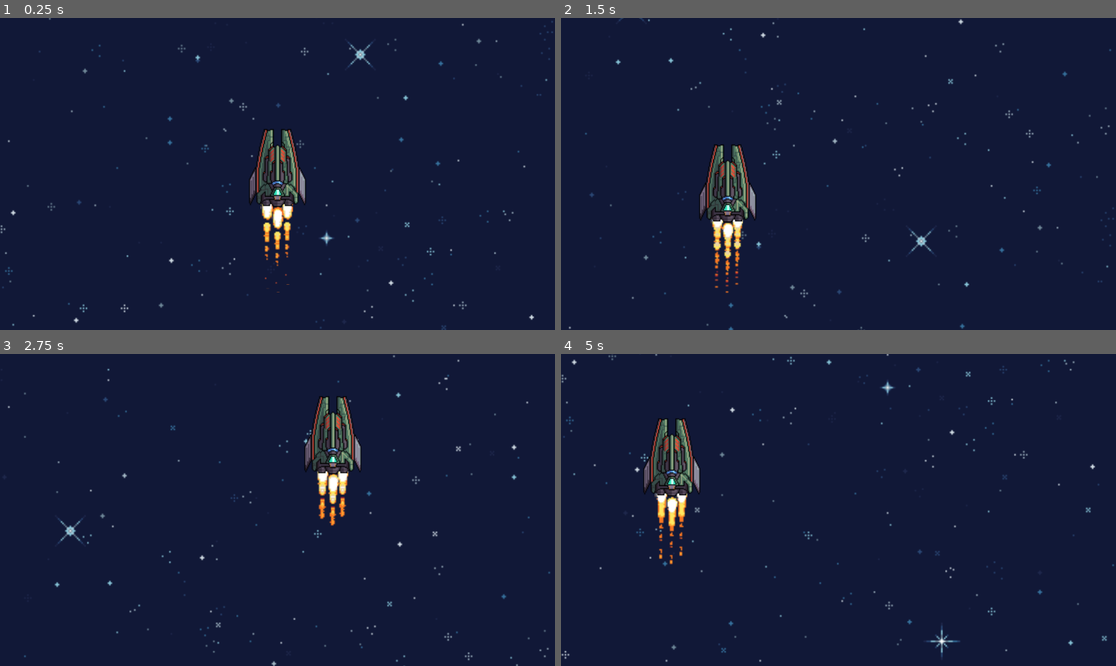
Above: before the commit, frames 1-4 (two rows, left to right).
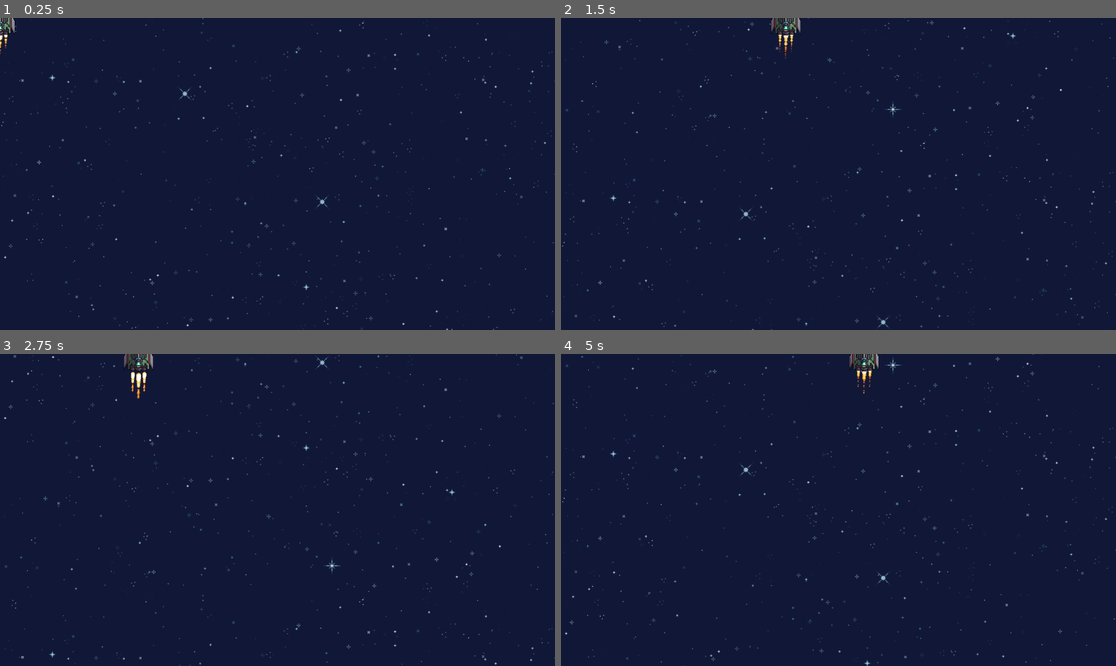
Above: after the commit, the same moments.

Repository: quangPyssu/ChieckenGD
Game: Godot game, scene res://game.tscn
The game is run twice, just before and just after one commit, with the same random seed, the same clock (stepped at 60 frames per second) and the same inputs.
Inputs (mouse positions are in pixels of both pictures, inside the frame that each line leads up to):
- Up to frame 1 (0.25 s): no input
- Up to frame 2 (1.5 s): tap Enter (ui_accept) at 0.5, 0.77, 1.07 s; move the mouse to (960, 158) at 0.52 s; press the mouse at (960, 158) at 0.53 s; hold Right (ui_right) from 0.53 s (still down); right-click (960, 158) at 0.8 s; move the mouse to (727, 189) at 1.27 s; release the mouse at (727, 189) at 1.28 s; right-click (727, 189) at 1.35 s
- Up to frame 3 (2.75 s): tap Enter (ui_accept) at 1.52, 1.82 s; tap Shift (FastMove, bound only after the commit) at 1.55 s; move the mouse to (333, 441) at 2.02 s; release Right (ui_right) at 2.03 s; hold Left (ui_left) from 2.03 s (still down); hold Shift (FastMove, bound only after the commit) from 2.03 s (still down); tap Ctrl (SlowMove, bound only after the commit) at 2.3 s
- Up to frame 4 (5 s): move the mouse to (810, 572) at 2.77 s; release Left (ui_left) at 2.78 s; release Shift (FastMove, bound only after the commit) at 2.78 s; hold Right (ui_right) 2.78-4.28 s; tap Ctrl (SlowMove, bound only after the commit) at 2.85 s; tap Enter (ui_accept) at 3.02, 3.05, 3.32, 3.6, 3.77, 4.07, 4.52, 4.82 s; move the mouse to (1005, 556) at 3.52 s; press the mouse at (1005, 556) at 3.53 s; move the mouse to (672, 463) at 4.27 s; release the mouse at (672, 463) at 4.28 s; hold Left (ui_left) from 4.28 s (still down); click (672, 463) at 4.35 s; right-click (672, 463) at 4.55 s

The runs differ from the first frame. In frame 1, 3.8% of the frame differs, in the area x 0-100%, y 0-100%; in frame 2, 3.9%; in frame 3, 3.9%; in frame 4, 4.0%.

Commit message:
Entity base

Diff:
--- a/Source/Entity.gd
+++ b/Source/Entity.gd
@@ -1,13 +1,31 @@
-extends StaticBody2D
+extends CharacterBody2D
+class_name entity
 
+@export var HP:int = 100
+@export var timerStart:float = 0
+@export var timerEnd:float = 0
 
-# Called when the node enters the scene tree for the first time.
+var direction: Vector2 = Vector2(0, 0)
+var speed: float = 0
+@export var inClampedScreen: bool = true
+
 func _ready():
 	for AnimationPiece in %AnimationCenter.get_children():
-		if AnimationPiece.has_method("play"):
-			AnimationPiece.play("Default")
+			animation_cascade(AnimationPiece)
+	print("entity ready")
 
+func _physics_process(_delta):
+	move_and_slide()
+	if inClampedScreen: #clamp in the screen
+		position.x = clamp(position.x, 0, get_viewport().size.x)
+		position.y = clamp(position.y, 0, get_viewport().size.y)
 
-# Called every frame. 'delta' is the elapsed time since the previous frame.
-func _process(delta):
+func _process(_delta):
 	pass
+
+func animation_cascade(AnimationPiece: Node):
+	if AnimationPiece.has_method("play"):
+		AnimationPiece.play("default")
+	else:
+		for AnimationPiecePiece in AnimationPiece.get_children():
+			animation_cascade(AnimationPiecePiece)
--- a/Source/Player.gd
+++ b/Source/Player.gd
@@ -1,35 +1,77 @@
-extends CharacterBody2D
+extends entity
 
+const BaseSpeed: float = 30000.0
+const SlowPercentage: float = 0.5
+const FastPercentage: float = 1.5
 
-const SPEED = 300.0
-const JUMP_VELOCITY = -400.0
+var AttackLoaded: bool = true
+var SpecialLoaded: bool = false
 
-# Get the gravity from the project settings to be synced with RigidBody nodes.
-var gravity = ProjectSettings.get_setting("physics/2d/default_gravity")
+var WeaponType:int = 0
+var SpecialType:int = 0
+
+var WeaponTime: Array[float] = [1.0,0.0,0.0,0.0]
+var SpecialTime: Array[float] = [5.0,0.0,0.0,0.0]
+
+signal Attack
+signal Special
 
 func _ready():
-
-	for AnimationPiece in %AnimationCenter.get_children():
-		if AnimationPiece.has_method("play"):
-			AnimationPiece.play("Default")
-
+	super._ready()
 
 func _physics_process(delta):
-	position = get_global_mouse_position()
+	super._physics_process(delta)
+	#move the player via wasd and arrow keys
 
-	# Add the gravity.
-	#if not is_on_floor():
-	#	velocity.y += gravity * delta
-	## Handle jump.
-	#if Input.is_action_just_pressed("ui_accept") and is_on_floor():
-		#velocity.y = JUMP_VELOCITY
-#
-	## Get the input direction and handle the movement/deceleration.
-	## As good practice, you should replace UI actions with custom gameplay actions.
-	#var direction = Input.get_axis("ui_left", "ui_right")
-	#if direction:
-		#velocity.x = direction * SPEED
-	#else:
-		#velocity.x = move_toward(velocity.x, 0, SPEED)
-#
-	#move_and_slide()
+	direction = Input.get_vector("MoveLeft", "MoveRight", "MoveUp", "MoveDown").normalized()
+
+	var current_speed = BaseSpeed
+
+	var JetType: int = 1
+
+	if Input.is_action_pressed("SlowMove"):
+		current_speed = BaseSpeed*SlowPercentage
+		JetType = 0
+	elif Input.is_action_pressed("FastMove"):
+		current_speed = BaseSpeed*FastPercentage
+		JetType = 2
+
+	JetAnimation(JetType)
+
+	velocity = direction * current_speed * delta
+
+func _process(_delta):
+	super._process(_delta)
+	Timers()
+
+	if Input.is_action_pressed("Attack") and AttackLoaded:
+		AttackLoaded = false
+		Attack.emit(WeaponType)
+		%AttackTimer.wait_time=WeaponTime[WeaponType]
+		%AttackTimer.start()
+
+	if Input.is_action_pressed("Special") and SpecialLoaded:
+		SpecialLoaded = false
+		print("Special")
+		%SpecialTimer.wait_time=SpecialTime[SpecialType]
+		%SpecialTimer.start()
+
+func JetAnimation(JetType: int):
+	if JetType == 0:
+		%FireJetFast.visible = false
+		%FireJetSlow.visible = true
+	else:
+		%FireJetSlow.visible = false
+		%FireJetFast.visible = true
+
+		if JetType == 1:
+			%FireJetFast.scale.y = 0.75
+		else:
+			%FireJetFast.scale.y = 1
+
+func Timers():
+	if %AttackTimer.is_stopped():
+		AttackLoaded = true
+
+	if %SpecialTimer.is_stopped():
+		SpecialLoaded = true
--- /dev/null
+++ b/Source/bullet.gd
@@ -0,0 +1,11 @@
+extends entity
+
+const BaseSpeed: float = -300.0
+
+func _ready():
+	super._ready()
+	velocity=Vector2(0,BaseSpeed)
+	inClampedScreen=false
+
+func _process(delta):
+	velocity.y+=BaseSpeed*delta
--- a/Source/chicken_body.gd
+++ b/Source/chicken_body.gd
@@ -7,7 +7,7 @@
 
 
 # Called every frame. 'delta' is the elapsed time since the previous frame.
-func _process(delta):
+func _process(_delta):
 	if Input.is_action_just_pressed("TestButton+"):
 		play("ChickenBody_Hurt")
 	else :
--- a/Source/game.gd
+++ b/Source/game.gd
@@ -5,10 +5,8 @@
 
 # Called when the node enters the scene tree for the first time.
 func _ready():
-	pass # Replace with function body.
+	pass
 
-
-# Called every frame. 'delta' is the elapsed time since the previous frame.
 func _process(delta):
 	if Input.is_action_just_pressed("ForceQuit"):
 		get_tree().quit()
@@ -17,3 +15,11 @@
 
 	if %BlueBlankBackground.position.y>=0:
 		%BlueBlankBackground.position.y= BG_pos
+
+
+func _on_player_attack(WeaponType:int):
+	print("Player Attack ",WeaponType)
+	var Bullet = preload("res://bullet.tscn").instantiate()
+	Bullet.position = $Player.position
+	Bullet.rotation_degrees = -90
+	add_child(Bullet)
--- /dev/null
+++ b/Source/static_entity.gd
@@ -0,0 +1,17 @@
+extends RigidBody2D
+
+class_name static_entity
+
+var direction: Vector2 = Vector2(0, 0)
+var speed: float = 0
+
+# Called when the node enters the scene tree for the first time.
+func _ready():
+	for AnimationPiece in %AnimationCenter.get_children():
+		if AnimationPiece.has_method("play"):
+			AnimationPiece.play("Default")
+	print("static entity ready")
+
+# Called every frame. 'delta' is the elapsed time since the previous frame.
+func _process(_delta):
+	pass
--- /dev/null
+++ b/bullet.tscn
@@ -0,0 +1,107 @@
+[gd_scene load_steps=17 format=3 uid="uid://cayt5t5jubvq1"]
+
+[ext_resource type="PackedScene" uid="uid://bjtqnkqwvtqki" path="res://entity.tscn" id="1_alkvo"]
+[ext_resource type="Script" path="res://Source/bullet.gd" id="2_b11lj"]
+[ext_resource type="Texture2D" uid="uid://bc4if2g2rsksl" path="res://Asset/Bullet.png" id="2_x4ki4"]
+
+[sub_resource type="AtlasTexture" id="AtlasTexture_vabkv"]
+atlas = ExtResource("2_x4ki4")
+region = Rect2(0, 0, 49, 18)
+
+[sub_resource type="AtlasTexture" id="AtlasTexture_ey5dc"]
+atlas = ExtResource("2_x4ki4")
+region = Rect2(49, 0, 49, 18)
+
+[sub_resource type="AtlasTexture" id="AtlasTexture_1p8pg"]
+atlas = ExtResource("2_x4ki4")
+region = Rect2(98, 0, 49, 18)
+
+[sub_resource type="AtlasTexture" id="AtlasTexture_abln4"]
+atlas = ExtResource("2_x4ki4")
+region = Rect2(147, 0, 49, 18)
+
+[sub_resource type="AtlasTexture" id="AtlasTexture_6lnoo"]
+atlas = ExtResource("2_x4ki4")
+region = Rect2(196, 0, 49, 18)
+
+[sub_resource type="AtlasTexture" id="AtlasTexture_bs0q0"]
+atlas = ExtResource("2_x4ki4")
+region = Rect2(245, 0, 49, 18)
+
+[sub_resource type="AtlasTexture" id="AtlasTexture_2tth4"]
+atlas = ExtResource("2_x4ki4")
+region = Rect2(294, 0, 49, 18)
+
+[sub_resource type="AtlasTexture" id="AtlasTexture_swc45"]
+atlas = ExtResource("2_x4ki4")
+region = Rect2(343, 0, 49, 18)
+
+[sub_resource type="AtlasTexture" id="AtlasTexture_2oo7d"]
+atlas = ExtResource("2_x4ki4")
+region = Rect2(392, 0, 49, 18)
+
+[sub_resource type="AtlasTexture" id="AtlasTexture_tufti"]
+atlas = ExtResource("2_x4ki4")
+region = Rect2(441, 0, 49, 18)
+
+[sub_resource type="AtlasTexture" id="AtlasTexture_6gtra"]
+atlas = ExtResource("2_x4ki4")
+region = Rect2(490, 0, 49, 18)
+
+[sub_resource type="SpriteFrames" id="SpriteFrames_onlhv"]
+animations = [{
+"frames": [{
+"duration": 1.0,
+"texture": SubResource("AtlasTexture_vabkv")
+}, {
+"duration": 1.0,
+"texture": SubResource("AtlasTexture_ey5dc")
+}, {
+"duration": 1.0,
+"texture": SubResource("AtlasTexture_1p8pg")
+}, {
+"duration": 1.0,
+"texture": SubResource("AtlasTexture_abln4")
+}, {
+"duration": 1.0,
+"texture": SubResource("AtlasTexture_6lnoo")
+}, {
+"duration": 1.0,
+"texture": SubResource("AtlasTexture_bs0q0")
+}, {
+"duration": 1.0,
+"texture": SubResource("AtlasTexture_2tth4")
+}, {
+"duration": 1.0,
+"texture": SubResource("AtlasTexture_swc45")
+}, {
+"duration": 1.0,
+"texture": SubResource("AtlasTexture_2oo7d")
+}, {
+"duration": 1.0,
+"texture": SubResource("AtlasTexture_tufti")
+}, {
+"duration": 1.0,
+"texture": SubResource("AtlasTexture_6gtra")
+}],
+"loop": true,
+"name": &"default",
+"speed": 20.0
+}]
+
+[sub_resource type="RectangleShape2D" id="RectangleShape2D_mld25"]
+size = Vector2(24, 10)
+
+[node name="Entity" instance=ExtResource("1_alkvo")]
+collision_layer = 4
+collision_mask = 2
+script = ExtResource("2_b11lj")
+
+[node name="AnimatedSprite2D" type="AnimatedSprite2D" parent="AnimationCenter" index="0"]
+sprite_frames = SubResource("SpriteFrames_onlhv")
+frame = 4
+frame_progress = 0.0846028
+
+[node name="CollisionShape2D" parent="." index="1"]
+position = Vector2(-2, 0)
+shape = SubResource("RectangleShape2D_mld25")
--- a/entity.tscn
+++ b/entity.tscn
@@ -2,10 +2,10 @@
 
 [ext_resource type="Script" path="res://Source/Entity.gd" id="1_bso2c"]
 
-[node name="Entity" type="StaticBody2D"]
+[node name="Entity" type="CharacterBody2D"]
 script = ExtResource("1_bso2c")
-
-[node name="CollisionShape2D" type="CollisionShape2D" parent="."]
 
 [node name="AnimationCenter" type="Node2D" parent="."]
 unique_name_in_owner = true
+
+[node name="CollisionShape2D" type="CollisionShape2D" parent="."]
--- a/game.tscn
+++ b/game.tscn
@@ -9,15 +9,11 @@
 
 [node name="BlueBlankBackground" type="Sprite2D" parent="."]
 unique_name_in_owner = true
-position = Vector2(0, -1225)
-scale = Vector2(1.961, 2)
+position = Vector2(0, -864)
+scale = Vector2(1.44, 1.44)
 texture = ExtResource("3_mky08")
 centered = false
 
 [node name="Player" parent="." instance=ExtResource("1_rbiiv")]
 
-[node name="Camera2D" type="Camera2D" parent="."]
-position = Vector2(800, 646)
-ignore_rotation = false
-zoom = Vector2(1.55, 1.55)
-editor_draw_limits = true
+[connection signal="Attack" from="Player" to="." method="_on_player_attack"]
--- a/player.tscn
+++ b/player.tscn
@@ -1,12 +1,11 @@
-[gd_scene load_steps=66 format=3 uid="uid://d26j2nusorvjk"]
-
+[gd_scene load_steps=87 format=3 uid="uid://d26j2nusorvjk"]
+
+[ext_resource type="PackedScene" uid="uid://bjtqnkqwvtqki" path="res://entity.tscn" id="1_tg83y"]
 [ext_resource type="Script" path="res://Source/Player.gd" id="1_vop0c"]
 [ext_resource type="Texture2D" uid="uid://bhmkbf01lknbj" path="res://Asset/Battlecruiser_Base.png" id="2_0rdic"]
 [ext_resource type="Texture2D" uid="uid://bdcbfi0tung8p" path="res://Asset/FireJet.png" id="3_x4ann"]
-
-[sub_resource type="CapsuleShape2D" id="CapsuleShape2D_1gpek"]
-radius = 29.0
-height = 86.0
+[ext_resource type="Texture2D" uid="uid://ltfaidarhr2v" path="res://Asset/Dreadnought_Shield.png" id="5_hl6uf"]
+[ext_resource type="Texture2D" uid="uid://bxwkd5kewkuvu" path="res://Asset/Battlecruiser_Engine.png" id="6_x37wx"]
 
 [sub_resource type="AtlasTexture" id="AtlasTexture_eqjy4"]
 atlas = ExtResource("3_x4ann")
@@ -248,7 +247,7 @@
 atlas = ExtResource("3_x4ann")
 region = Rect2(612, 45, 68, 9)
 
-[sub_resource type="SpriteFrames" id="SpriteFrames_6j4cw"]
+[sub_resource type="SpriteFrames" id="SpriteFrames_apkbw"]
 animations = [{
 "frames": [{
 "duration": 1.0,
@@ -432,40 +431,191 @@
 "texture": SubResource("AtlasTexture_3127o")
 }],
 "loop": true,
-"name": &"Default",
+"name": &"default",
 "speed": 20.0
 }]
 
-[node name="Player" type="CharacterBody2D"]
+[sub_resource type="AtlasTexture" id="AtlasTexture_6o43q"]
+atlas = ExtResource("5_hl6uf")
+region = Rect2(0, 0, 128, 128)
+
+[sub_resource type="AtlasTexture" id="AtlasTexture_431u8"]
+atlas = ExtResource("5_hl6uf")
+region = Rect2(128, 0, 128, 128)
+
+[sub_resource type="AtlasTexture" id="AtlasTexture_3kqe7"]
+atlas = ExtResource("5_hl6uf")
+region = Rect2(256, 0, 128, 128)
+
+[sub_resource type="AtlasTexture" id="AtlasTexture_sd27f"]
+atlas = ExtResource("5_hl6uf")
+region = Rect2(384, 0, 128, 128)
+
+[sub_resource type="AtlasTexture" id="AtlasTexture_xfwry"]
+atlas = ExtResource("5_hl6uf")
+region = Rect2(512, 0, 128, 128)
+
+[sub_resource type="AtlasTexture" id="AtlasTexture_3q1if"]
+atlas = ExtResource("5_hl6uf")
+region = Rect2(640, 0, 128, 128)
+
+[sub_resource type="AtlasTexture" id="AtlasTexture_prfka"]
+atlas = ExtResource("5_hl6uf")
+region = Rect2(768, 0, 128, 128)
+
+[sub_resource type="AtlasTexture" id="AtlasTexture_tfkp3"]
+atlas = ExtResource("5_hl6uf")
+region = Rect2(896, 0, 128, 128)
+
+[sub_resource type="SpriteFrames" id="SpriteFrames_namh1"]
+animations = [{
+"frames": [{
+"duration": 1.0,
+"texture": SubResource("AtlasTexture_6o43q")
+}, {
+"duration": 1.0,
+"texture": SubResource("AtlasTexture_431u8")
+}, {
+"duration": 1.0,
+"texture": SubResource("AtlasTexture_3kqe7")
+}, {
+"duration": 1.0,
+"texture": SubResource("AtlasTexture_sd27f")
+}, {
+"duration": 1.0,
+"texture": SubResource("AtlasTexture_xfwry")
+}, {
+"duration": 1.0,
+"texture": SubResource("AtlasTexture_3q1if")
+}, {
+"duration": 1.0,
+"texture": SubResource("AtlasTexture_prfka")
+}, {
+"duration": 1.0,
+"texture": SubResource("AtlasTexture_tfkp3")
+}],
+"loop": true,
+"name": &"default",
+"speed": 5.0
+}]
+
+[sub_resource type="AtlasTexture" id="AtlasTexture_i88qj"]
+atlas = ExtResource("6_x37wx")
+region = Rect2(0, 0, 128, 128)
+
+[sub_resource type="AtlasTexture" id="AtlasTexture_nfqtc"]
+atlas = ExtResource("6_x37wx")
+region = Rect2(128, 0, 128, 128)
+
+[sub_resource type="AtlasTexture" id="AtlasTexture_cy0tv"]
+atlas = ExtResource("6_x37wx")
+region = Rect2(256, 0, 128, 128)
+
+[sub_resource type="AtlasTexture" id="AtlasTexture_8k3kv"]
+atlas = ExtResource("6_x37wx")
+region = Rect2(384, 0, 128, 128)
+
+[sub_resource type="AtlasTexture" id="AtlasTexture_lrl4r"]
+atlas = ExtResource("6_x37wx")
+region = Rect2(512, 0, 128, 128)
+
+[sub_resource type="AtlasTexture" id="AtlasTexture_1rxx1"]
+atlas = ExtResource("6_x37wx")
+region = Rect2(640, 0, 128, 128)
+
+[sub_resource type="AtlasTexture" id="AtlasTexture_vqwia"]
+atlas = ExtResource("6_x37wx")
+region = Rect2(768, 0, 128, 128)
+
+[sub_resource type="AtlasTexture" id="AtlasTexture_pnu1i"]
+atlas = ExtResource("6_x37wx")
+region = Rect2(896, 0, 128, 128)
+
+[sub_resource type="SpriteFrames" id="SpriteFrames_6jaag"]
+animations = [{
+"frames": [{
+"duration": 1.0,
+"texture": SubResource("AtlasTexture_i88qj")
+}, {
+"duration": 1.0,
+"texture": SubResource("AtlasTexture_nfqtc")
+}, {
+"duration": 1.0,
+"texture": SubResource("AtlasTexture_cy0tv")
+}, {
+"duration": 1.0,
+"texture": SubResource("AtlasTexture_8k3kv")
+}, {
+"duration": 1.0,
+"texture": SubResource("AtlasTexture_lrl4r")
+}, {
+"duration": 1.0,
+"texture": SubResource("AtlasTexture_1rxx1")
+}, {
+"duration": 1.0,
+"texture": SubResource("AtlasTexture_vqwia")
+}, {
+"duration": 1.0,
+"texture": SubResource("AtlasTexture_pnu1i")
+}],
+"loop": true,
+"name": &"default",
+"speed": 10.0
+}]
+
+[sub_resource type="CapsuleShape2D" id="CapsuleShape2D_amltc"]
+radius = 27.0
+height = 84.0
+
+[node name="Player" instance=ExtResource("1_tg83y")]
 script = ExtResource("1_vop0c")
 
-[node name="CollisionShape2D" type="CollisionShape2D" parent="."]
-shape = SubResource("CapsuleShape2D_1gpek")
-
-[node name="AnimationCenter" type="Node2D" parent="."]
+[node name="FireJetFast" type="Node2D" parent="AnimationCenter" index="0"]
 unique_name_in_owner = true
 
-[node name="FireJet1" type="AnimatedSprite2D" parent="AnimationCenter"]
-position = Vector2(-14, 91)
+[node name="FireJet1" type="AnimatedSprite2D" parent="AnimationCenter/FireJetFast" index="0"]
+position = Vector2(-12, 71)
 rotation = 1.5708
-scale = Vector2(1.8414, 1.8414)
-sprite_frames = SubResource("SpriteFrames_6j4cw")
-animation = &"Default"
-
-[node name="FireJet2" type="AnimatedSprite2D" parent="AnimationCenter"]
-position = Vector2(13, 89)
+sprite_frames = SubResource("SpriteFrames_apkbw")
+
+[node name="FireJet2" type="AnimatedSprite2D" parent="AnimationCenter/FireJetFast" index="1"]
+position = Vector2(12, 71)
 rotation = 1.5708
-scale = Vector2(1.74241, 1.74241)
-sprite_frames = SubResource("SpriteFrames_6j4cw")
-animation = &"Default"
-
-[node name="FireJet3" type="AnimatedSprite2D" parent="AnimationCenter"]
-position = Vector2(-3.8147e-06, 101)
+sprite_frames = SubResource("SpriteFrames_apkbw")
+
+[node name="FireJet3" type="AnimatedSprite2D" parent="AnimationCenter/FireJetFast" index="2"]
+position = Vector2(2.72848e-12, 83)
 rotation = 1.5708
-scale = Vector2(1.69292, 1.69292)
-sprite_frames = SubResource("SpriteFrames_6j4cw")
-animation = &"Default"
-
-[node name="BattlecruiserBase" type="Sprite2D" parent="AnimationCenter"]
-scale = Vector2(1.22656, 1.22656)
+scale = Vector2(1.3, 1.3)
+sprite_frames = SubResource("SpriteFrames_apkbw")
+
+[node name="BattlecruiserBase" type="Sprite2D" parent="AnimationCenter" index="1"]
 texture = ExtResource("2_0rdic")
+
+[node name="PLayerShield" type="AnimatedSprite2D" parent="AnimationCenter" index="2"]
+visible = false
+modulate = Color(1, 1, 1, 0.592157)
+sprite_frames = SubResource("SpriteFrames_namh1")
+frame = 5
+frame_progress = 0.61777
+
+[node name="FireJetSlow" type="AnimatedSprite2D" parent="AnimationCenter" index="3"]
+unique_name_in_owner = true
+visible = false
+position = Vector2(0, 7)
+sprite_frames = SubResource("SpriteFrames_6jaag")
+frame = 6
+frame_progress = 0.26112
+
+[node name="CollisionShape2D" parent="." index="1"]
+shape = SubResource("CapsuleShape2D_amltc")
+
+[node name="AttackTimer" type="Timer" parent="." index="2"]
+unique_name_in_owner = true
+one_shot = true
+autostart = true
+
+[node name="SpecialTimer" type="Timer" parent="." index="3"]
+unique_name_in_owner = true
+one_shot = true
+autostart = true
--- a/project.godot
+++ b/project.godot
@@ -17,7 +17,7 @@
 
 [display]
 
-window/size/mode=4
+window/size/resizable=false
 window/vsync/vsync_mode=0
 
 [input]
@@ -30,16 +30,63 @@
 Attack={
 "deadzone": 0.5,
 "events": [Object(InputEventMouseButton,"resource_local_to_scene":false,"resource_name":"","device":-1,"window_id":0,"a …(258 unchanged characters)…
+, Object(InputEventJoypadButton,"resource_local_to_scene":false,"resource_name":"","device":-1,"button_index":10,"pressure":0.0,"pressed":true,"script":null)
 ]
 }
 Special={
 "deadzone": 0.5,
 "events": [Object(InputEventMouseButton,"resource_local_to_scene":false,"resource_name":"","device":-1,"window_id":0,"a …(256 unchanged characters)…
+, Object(InputEventJoypadMotion,"resource_local_to_scene":false,"resource_name":"","device":-1,"axis":5,"axis_value":1.0,"script":null)
 ]
 }
 ForceQuit={
 "deadzone": 0.5,
 "events": [Object(InputEventKey,"resource_local_to_scene":false,"resource_name":"","device":-1,"window_id":0,"alt_press …(182 unchanged characters)…
+]
+}
+ForceMouse={
+"deadzone": 0.5,
+"events": [Object(InputEventKey,"resource_local_to_scene":false,"resource_name":"","device":-1,"window_id":0,"alt_pressed":false,"shift_pressed":false,"ctrl_pressed":false,"meta_pressed":false,"pressed":false,"keycode":0,"physical_keycode":4194434,"key_label":0,"unicode":47,"echo":false,"script":null)
+]
+}
+MoveLeft={
+"deadzone": 0.5,
+"events": [Object(InputEventKey,"resource_local_to_scene":false,"resource_name":"","device":-1,"window_id":0,"alt_pressed":false,"shift_pressed":false,"ctrl_pressed":false,"meta_pressed":false,"pressed":false,"keycode":0,"physical_keycode":65,"key_label":0,"unicode":97,"echo":false,"script":null)
+, Object(InputEventKey,"resource_local_to_scene":false,"resource_name":"","device":-1,"window_id":0,"alt_pressed":false,"shift_pressed":false,"ctrl_pressed":false,"meta_pressed":false,"pressed":false,"keycode":0,"physical_keycode":4194319,"key_label":0,"unicode":0,"echo":false,"script":null)
+, Object(InputEventJoypadButton,"resource_local_to_scene":false,"resource_name":"","device":-1,"button_index":13,"pressure":0.0,"pressed":true,"script":null)
+]
+}
+MoveRight={
+"deadzone": 0.5,
+"events": [Object(InputEventKey,"resource_local_to_scene":false,"resource_name":"","device":-1,"window_id":0,"alt_pressed":false,"shift_pressed":false,"ctrl_pressed":false,"meta_pressed":false,"pressed":false,"keycode":0,"physical_keycode":68,"key_label":0,"unicode":100,"echo":false,"script":null)
+, Object(InputEventKey,"resource_local_to_scene":false,"resource_name":"","device":-1,"window_id":0,"alt_pressed":false,"shift_pressed":false,"ctrl_pressed":false,"meta_pressed":false,"pressed":false,"keycode":0,"physical_keycode":4194321,"key_label":0,"unicode":0,"echo":false,"script":null)
+, Object(InputEventJoypadButton,"resource_local_to_scene":false,"resource_name":"","device":-1,"button_index":14,"pressure":0.0,"pressed":true,"script":null)
+]
+}
+MoveUp={
+"deadzone": 0.5,
+"events": [Object(InputEventKey,"resource_local_to_scene":false,"resource_name":"","device":-1,"window_id":0,"alt_pressed":false,"shift_pressed":false,"ctrl_pressed":false,"meta_pressed":false,"pressed":false,"keycode":0,"physical_keycode":87,"key_label":0,"unicode":119,"echo":false,"script":null)
+, Object(InputEventKey,"resource_local_to_scene":false,"resource_name":"","device":-1,"window_id":0,"alt_pressed":false,"shift_pressed":false,"ctrl_pressed":false,"meta_pressed":false,"pressed":false,"keycode":0,"physical_keycode":4194320,"key_label":0,"unicode":0,"echo":false,"script":null)
+, Object(InputEventJoypadButton,"resource_local_to_scene":false,"resource_name":"","device":-1,"button_index":11,"pressure":0.0,"pressed":true,"script":null)
+]
+}
+MoveDown={
+"deadzone": 0.5,
+"events": [Object(InputEventKey,"resource_local_to_scene":false,"resource_name":"","device":-1,"window_id":0,"alt_pressed":false,"shift_pressed":false,"ctrl_pressed":false,"meta_pressed":false,"pressed":false,"keycode":0,"physical_keycode":83,"key_label":0,"unicode":115,"echo":false,"script":null)
+, Object(InputEventKey,"resource_local_to_scene":false,"resource_name":"","device":-1,"window_id":0,"alt_pressed":false,"shift_pressed":false,"ctrl_pressed":false,"meta_pressed":false,"pressed":false,"keycode":0,"physical_keycode":4194322,"key_label":0,"unicode":0,"echo":false,"script":null)
+, Object(InputEventJoypadButton,"resource_local_to_scene":false,"resource_name":"","device":-1,"button_index":12,"pressure":0.0,"pressed":true,"script":null)
+]
+}
+SlowMove={
+"deadzone": 0.5,
+"events": [Object(InputEventJoypadButton,"resource_local_to_scene":false,"resource_name":"","device":-1,"button_index":0,"pressure":0.0,"pressed":true,"script":null)
+, Object(InputEventKey,"resource_local_to_scene":false,"resource_name":"","device":-1,"window_id":0,"alt_pressed":false,"shift_pressed":false,"ctrl_pressed":false,"meta_pressed":false,"pressed":false,"keycode":0,"physical_keycode":4194326,"key_label":0,"unicode":0,"echo":false,"script":null)
+]
+}
+FastMove={
+"deadzone": 0.5,
+"events": [Object(InputEventJoypadButton,"resource_local_to_scene":false,"resource_name":"","device":-1,"button_index":2,"pressure":0.0,"pressed":true,"script":null)
+, Object(InputEventKey,"resource_local_to_scene":false,"resource_name":"","device":-1,"window_id":0,"alt_pressed":false,"shift_pressed":false,"ctrl_pressed":false,"meta_pressed":false,"pressed":false,"keycode":0,"physical_keycode":4194325,"key_label":0,"unicode":0,"echo":false,"script":null)
 ]
 }
 
--- /dev/null
+++ b/static_entity.tscn
@@ -0,0 +1,11 @@
+[gd_scene load_steps=2 format=3 uid="uid://c1llcpuen7n8b"]
+
+[ext_resource type="Script" path="res://Source/static_entity.gd" id="1_vqk7u"]
+
+[node name="RigidBody2D" type="RigidBody2D"]
+script = ExtResource("1_vqk7u")
+
+[node name="CollisionShape2D" type="CollisionShape2D" parent="."]
+
+[node name="AnimationCenter" type="Node2D" parent="."]
+unique_name_in_owner = true
Binary file added: Asset/Battlecruiser_Destruction.png
Not shown, added: Asset/Battlecruiser_Destruction.png.import
Binary file added: Asset/Battlecruiser_Engine.png
Not shown, added: Asset/Battlecruiser_Engine.png.import
Binary file added: Asset/Bullet.png
Not shown, added: Asset/Bullet.png.import
Binary file added: Asset/Dreadnought_Shield.png
Not shown, added: Asset/Dreadnought_Shield.png.import
